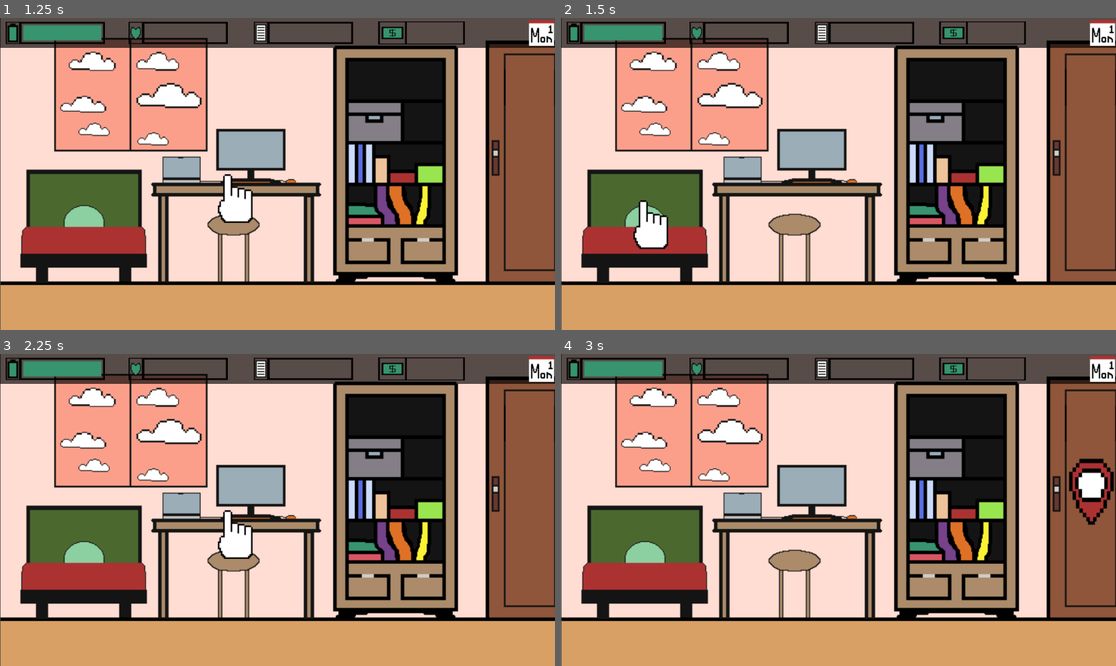
Above: before the commit, frames 1-4 (two rows, left to right).
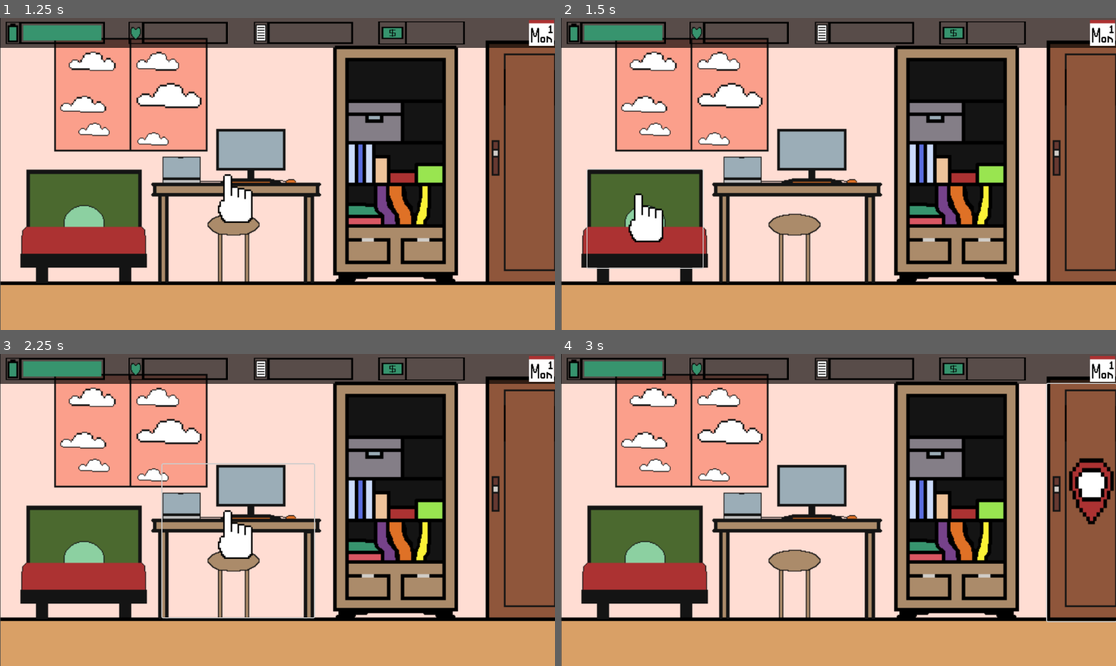
Above: after the commit, the same moments.

Repository: SOOPG/MyFYP
Game: Godot game, scene res://scenes/sceneMainMenu.tscn
Two runs of this game, one before a commit and one after it. Both use one fixed random seed, a clock stepped at 60 frames per second and the inputs below.
Inputs (mouse positions are in pixels of both pictures, inside the frame that each line leads up to):
- Up to frame 1 (1.25 s): click (277, 174) at 0.5 s
- Up to frame 2 (1.5 s): click (644, 217) at 1.27 s
- Up to frame 3 (2.25 s): click (238, 541) at 2.02 s
- Up to frame 4 (3 s): click (1082, 503) at 2.77 s

Frame 1 is identical in both runs. In frame 2, 0.8% of the frame differs, in the area x 4-26%, y 48-81%; in frame 3, 0.5%; in frame 4, 0.4%.

Commit message:
V0.0.2C
-Changed controller to button for clickable buttons when hovered

Diff:
--- a/scenes/sceneHome.tscn
+++ b/scenes/sceneHome.tscn
@@ -10,10 +10,22 @@
 [ext_resource type="Texture2D" uid="uid://cmpxf573xnmbm" path="res://assets/sprites/environments/interact_icon.png" id="7_nfmm5"]
 [ext_resource type="Texture2D" uid="uid://bfw1vt15xotws" path="res://assets/sprites/environments/map_icon.png" id="8_b3opd"]
 
+[sub_resource type="StyleBoxEmpty" id="StyleBoxEmpty_oi0sv"]
+
+[sub_resource type="StyleBoxEmpty" id="StyleBoxEmpty_56sqf"]
+
+[sub_resource type="StyleBoxEmpty" id="StyleBoxEmpty_lyyhm"]
+
+[sub_resource type="StyleBoxEmpty" id="StyleBoxEmpty_5j6pc"]
+
+[sub_resource type="StyleBoxEmpty" id="StyleBoxEmpty_1afik"]
+
+[sub_resource type="StyleBoxEmpty" id="StyleBoxEmpty_vuxge"]
+
 [node name="CanvasLayer" type="CanvasLayer"]
 script = ExtResource("1_bwsg2")
 
-[node name="Sprite2D" type="Sprite2D" parent="."]
+[node name="room" type="Sprite2D" parent="."]
 position = Vector2(576.5, 324)
 scale = Vector2(1.79844, 1.8)
 texture = ExtResource("1_4n0q8")
@@ -68,41 +80,43 @@
 scale = Vector2(1.40033, 1.48142)
 texture = ExtResource("5_2nqvh")
 
-[node name="BedControl" type="Control" parent="."]
-layout_mode = 3
-anchors_preset = 0
-offset_left = 42.0
+[node name="BedButton" type="Button" parent="."]
+offset_left = 55.0
 offset_top = 315.0
-offset_right = 305.0
+offset_right = 294.0
 offset_bottom = 519.0
+theme_override_styles/normal = SubResource("StyleBoxEmpty_oi0sv")
+theme_override_styles/hover = SubResource("StyleBoxEmpty_56sqf")
 
-[node name="bed_hover" type="Sprite2D" parent="BedControl"]
-position = Vector2(149, 115)
+[node name="bed_hover" type="Sprite2D" parent="BedButton"]
+position = Vector2(126, 101)
 scale = Vector2(1.5625, 1.65625)
 texture = ExtResource("7_nfmm5")
 
-[node name="StudyControl" type="Control" parent="."]
-layout_mode = 3
-anchors_preset = 0
+[node name="StudyButton" type="Button" parent="."]
 offset_left = 337.0
 offset_top = 229.0
 offset_right = 652.0
-offset_bottom = 459.0
+offset_bottom = 547.0
+theme_override_styles/normal = SubResource("StyleBoxEmpty_lyyhm")
+theme_override_styles/hover = SubResource("StyleBoxEmpty_5j6pc")
 
-[node name="study_hover" type="Sprite2D" parent="StudyControl"]
+[node name="study_hover" type="Sprite2D" parent="StudyButton"]
 position = Vector2(156, 147)
 scale = Vector2(1.5625, 1.65625)
 texture = ExtResource("7_nfmm5")
 
-[node name="DoorControl" type="Control" parent="."]
-layout_mode = 3
-anchors_preset = 0
+[node name="DoorButton" type="Button" parent="."]
 offset_left = 1009.0
-offset_top = 63.0
+offset_top = 62.0
 offset_right = 1152.0
 offset_bottom = 555.0
+theme_override_styles/normal = SubResource("StyleBoxEmpty_1afik")
+theme_override_styles/hover = SubResource("StyleBoxEmpty_vuxge")
 
-[node name="door_hover" type="Sprite2D" parent="DoorControl"]
+[node name="door_hover" type="Sprite2D" parent="DoorButton"]
 position = Vector2(92, 222)
 scale = Vector2(1.78125, 2.24219)
 texture = ExtResource("8_b3opd")
+
+[connection signal="pressed" from="DoorButton" to="." method="_on_door_button_pressed"]
--- a/scripts/sceneHomeHandler.gd
+++ b/scripts/sceneHomeHandler.gd
@@ -1,11 +1,31 @@
 extends CanvasLayer
 
-@onready var bed_control = $BedControl
-@onready var bed_hover_icon = $BedControl/bed_hover
-@onready var study_control = $StudyControl
-@onready var study_hover_icon = $StudyControl/study_hover
-@onready var door_control = $DoorControl
-@onready var door_hover_icon = $DoorControl/door_hover
+@onready var room_sprite = $room
+@onready var bed_button = $BedButton
+@onready var bed_hover_icon = $BedButton/bed_hover
+@onready var study_button = $StudyButton
+@onready var study_hover_icon = $StudyButton/study_hover
+@onready var door_button = $DoorButton
+@onready var door_hover_icon = $DoorButton/door_hover
+
+#Time of the Day
+enum TimeOfDay {
+	MORNING,
+	AFTERNOON,
+	NIGHT
+}
+
+var current_time_of_day = TimeOfDay.MORNING
+
+#To Update the Room based on the time of the day
+func update_room_sprite():
+	match current_time_of_day:
+		TimeOfDay.MORNING:
+			room_sprite.texture = preload("res://assets/scenes/apartment/room_base_time_1.png")
+		TimeOfDay.AFTERNOON:
+			room_sprite.texture = preload("res://assets/scenes/apartment/room_base_time_2.png")
+		TimeOfDay.NIGHT:
+			room_sprite.texture = preload("res://assets/scenes/apartment/room_base_time_3.png")
 
 # Called when the node enters the scene tree for the first time.
 func _ready():
@@ -15,30 +35,33 @@
 	door_hover_icon.visible = false
 
 	# Connect the mouse_entered and mouse_exited signals
-	bed_control.mouse_entered.connect(self._on_bed_mouse_entered)
-	bed_control.mouse_exited.connect(self._on_bed_mouse_exited)
+	bed_button.mouse_entered.connect(self._on_bed_mouse_entered)
+	bed_button.mouse_exited.connect(self._on_bed_mouse_exited)
 
-	study_control.mouse_entered.connect(self._on_study_mouse_entered)
-	study_control.mouse_exited.connect(self._on_study_mouse_exited)
+	study_button.mouse_entered.connect(self._on_study_mouse_entered)
+	study_button.mouse_exited.connect(self._on_study_mouse_exited)
 
-	door_control.mouse_entered.connect(self._on_door_mouse_entered)
-	door_control.mouse_exited.connect(self._on_door_mouse_exited)
+	door_button.mouse_entered.connect(self._on_door_mouse_entered)
+	door_button.mouse_exited.connect(self._on_door_mouse_exited)
 
 
 func _on_bed_mouse_entered():
 	bed_hover_icon.visible = true
-
 func _on_bed_mouse_exited():
 	bed_hover_icon.visible = false
-
 func _on_study_mouse_entered():
 	study_hover_icon.visible = true
-
 func _on_study_mouse_exited():
 	study_hover_icon.visible = false
-
 func _on_door_mouse_entered():
 	door_hover_icon.visible = true
-
 func _on_door_mouse_exited():
 	door_hover_icon.visible = false
+
+func _on_door_button_pressed():
+	if current_time_of_day == TimeOfDay.MORNING:
+		#If morning, attend class when clicked on door
+		get_tree().change_scene_to_file("res://scenes/sceneAttendClass.tscn")
+	else:
+		#Go to the selector menu
+		get_tree().change_scene_to_file("res://scenes/sceneMainMenu.tscn")
Binary file changed: assets/scenes/menus/location_selector_menu.png
Binary file changed: assets/scenes/stress facts/study/study_facts_1.png
Binary file changed: assets/scenes/stress facts/study/study_facts_2.png
Binary file changed: assets/scenes/stress facts/study/study_facts_3.png
Binary file changed: assets/scenes/stress facts/study/study_facts_4.png
Binary file changed: assets/scenes/stress facts/study/study_facts_5.png
Binary file changed: assets/scenes/stress facts/study/study_facts_6.png
Binary file changed: assets/scenes/stress facts/study/study_facts_7.png
Binary file added: assets/sprites/ui/return_button_sprite.png
Not shown, changed: assets/sprites/ui/return_button_sprite.png.import
Not shown: 1 places in scenes/sceneHome.tscn that only renumber resources
